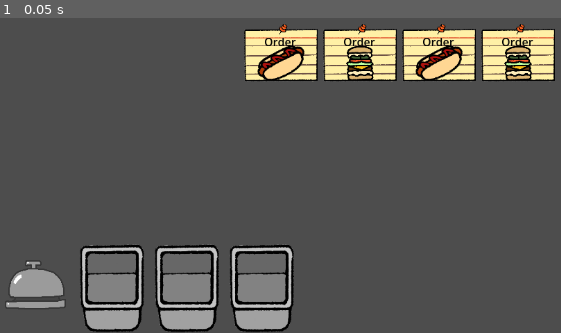
Above: before the commit, frame 1.
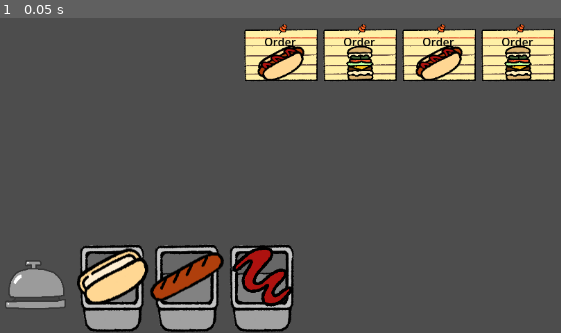
Above: after the commit, the same moment.

Repository: Gus700/FoodTruckBattles
Game: Godot game, scene res://scenes/PrepArea.tscn
Two runs of this game, one before a commit and one after it. Both use one fixed random seed, a clock stepped at 60 frames per second and the inputs below.
Inputs:
- Up to frame 1 (0.05 s): no input

The runs differ from the first frame. In frame 1, 3.3% of the frame differs, in the area x 13-53%, y 72-92%.

Commit message:
Ingredients button signal added

Diff:
--- a/scenes/PrepArea.tscn
+++ b/scenes/PrepArea.tscn
@@ -7,6 +7,9 @@
 [ext_resource type="PackedScene" uid="uid://ccgy2s607edvd" path="res://scenes/OrderCard.tscn" id="4_e8vaf"]
 [ext_resource type="Texture2D" uid="uid://ctss8d3jyqgoy" path="res://assets/bell.png" id="6_1qcec"]
 [ext_resource type="Script" path="res://scripts/craftingArea.gd" id="6_755mq"]
+[ext_resource type="Texture2D" uid="uid://cincguvpntqgu" path="res://assets/hotdog_bun.png" id="8_rt3ws"]
+[ext_resource type="Texture2D" uid="uid://dhpn4wjttsn3h" path="res://assets/hotdog.png" id="9_hb51t"]
+[ext_resource type="Texture2D" uid="uid://6m4q5hc5r4xa" path="res://assets/ketchup.png" id="10_1o1xx"]
 
 [node name="PrepArea" type="Control"]
 layout_mode = 3
@@ -68,12 +71,18 @@
 
 [node name="SelectableIngredient" parent="VBoxContainer/IngredientsArea" instance=ExtResource("4_5s7qt")]
 layout_mode = 2
+ingredientName = "hotDogBun"
+mainTexture = ExtResource("8_rt3ws")
 
 [node name="SelectableIngredient2" parent="VBoxContainer/IngredientsArea" instance=ExtResource("4_5s7qt")]
 layout_mode = 2
+ingredientName = "sausage"
+mainTexture = ExtResource("9_hb51t")
 
 [node name="SelectableIngredient3" parent="VBoxContainer/IngredientsArea" instance=ExtResource("4_5s7qt")]
 layout_mode = 2
+ingredientName = "ketchup"
+mainTexture = ExtResource("10_1o1xx")
 
 [connection signal="update_recipe" from="VBoxContainer/OrderArea" to="VBoxContainer/CraftingArea" method="_on_order_area_update_recipe"]
 [connection signal="pressed" from="VBoxContainer/IngredientsArea/CompletionBell" to="VBoxContainer/CraftingArea" method="_on_completion_bell_pressed"]
--- a/scenes/SelectableIngredient.tscn
+++ b/scenes/SelectableIngredient.tscn
@@ -1,7 +1,7 @@
 [gd_scene load_steps=3 format=3 uid="uid://bxcpeosapmm1b"]
 
 [ext_resource type="Texture2D" uid="uid://g8kqh56cxtb7" path="res://assets/small_container.png" id="1_64lyj"]
-[ext_resource type="Script" path="res://scripts/ingredientButton.gd" id="2_1bcmr"]
+[ext_resource type="Script" path="res://scripts/selectableIngredient.gd" id="2_md488"]
 
 [node name="SelectableIngredient" type="TextureRect"]
 custom_minimum_size = Vector2(93, 127)
@@ -15,6 +15,7 @@
 texture = ExtResource("1_64lyj")
 expand_mode = 1
 stretch_mode = 5
+script = ExtResource("2_md488")
 
 [node name="IngredientButton" type="TextureButton" parent="."]
 layout_mode = 1
@@ -29,6 +30,5 @@
 grow_horizontal = 2
 grow_vertical = 2
 stretch_mode = 5
-script = ExtResource("2_1bcmr")
 
-[connection signal="pressed" from="IngredientButton" to="IngredientButton" method="_on_pressed"]
+[connection signal="pressed" from="IngredientButton" to="." method="_on_ingredient_button_pressed"]
--- a/scripts/ingredientButton.gd
+++ /dev/null
@@ -1,20 +0,0 @@
-extends TextureButton
-
-@export var itemName: String
-
-#custom signals should be in snake case
-signal ingredient_selected(ingredientName)
-
-# Called when the node enters the scene tree for the first time.
-func _ready() -> void:
-	pass
-
-
-# Called every frame. 'delta' is the elapsed time since the previous frame.
-func _process(delta: float) -> void:
-	pass
-
-
-
-func _on_pressed() -> void:
-	emit_signal("ingredient_selected", itemName)
--- a/scripts/orderArea.gd
+++ b/scripts/orderArea.gd
@@ -22,5 +22,4 @@
 
 # Called every frame. 'delta' is the elapsed time since the previous frame.
 func _process(delta: float) -> void:
-	# if ordernum < requiredOrderNum
 	pass
--- /dev/null
+++ b/scripts/selectableIngredient.gd
@@ -0,0 +1,21 @@
+extends TextureRect
+
+@export var ingredientName: String
+@export var mainTexture: Texture
+
+signal ingredient_selected(ingredient_name)
+
+# Called when the node enters the scene tree for the first time.
+func _ready() -> void:
+	get_node("IngredientButton").texture_normal = mainTexture
+	pass
+
+
+# Called every frame. 'delta' is the elapsed time since the previous frame.
+func _process(delta: float) -> void:
+	pass
+
+# when the button is pressed send signal of what ingredient was pressed
+func _on_ingredient_button_pressed() -> void:
+	print("user slected ingreient: ", ingredientName)
+	emit_signal("ingredient_selected", ingredientName)
Not shown: 1 places in scenes/PrepArea.tscn that only renumber resources
